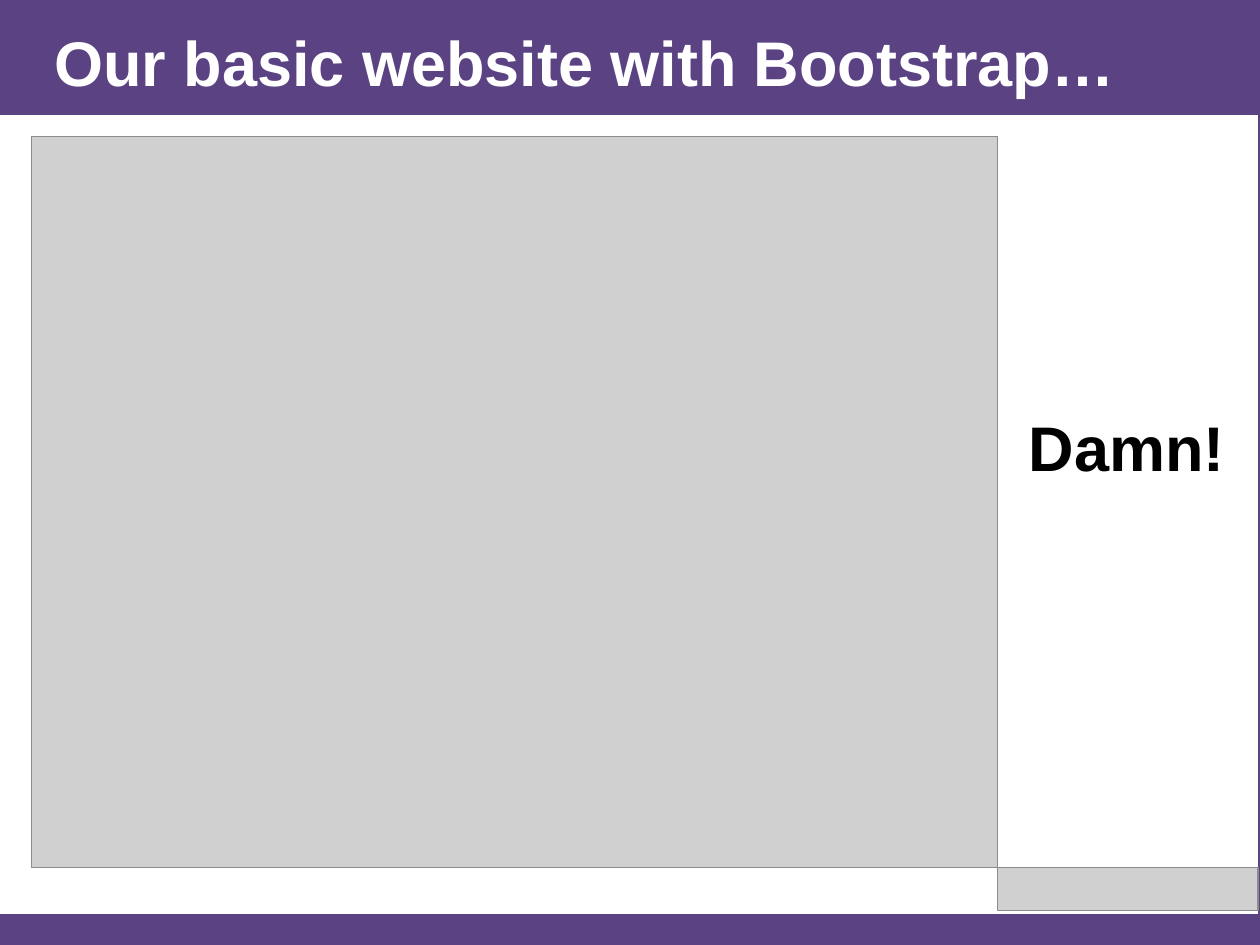
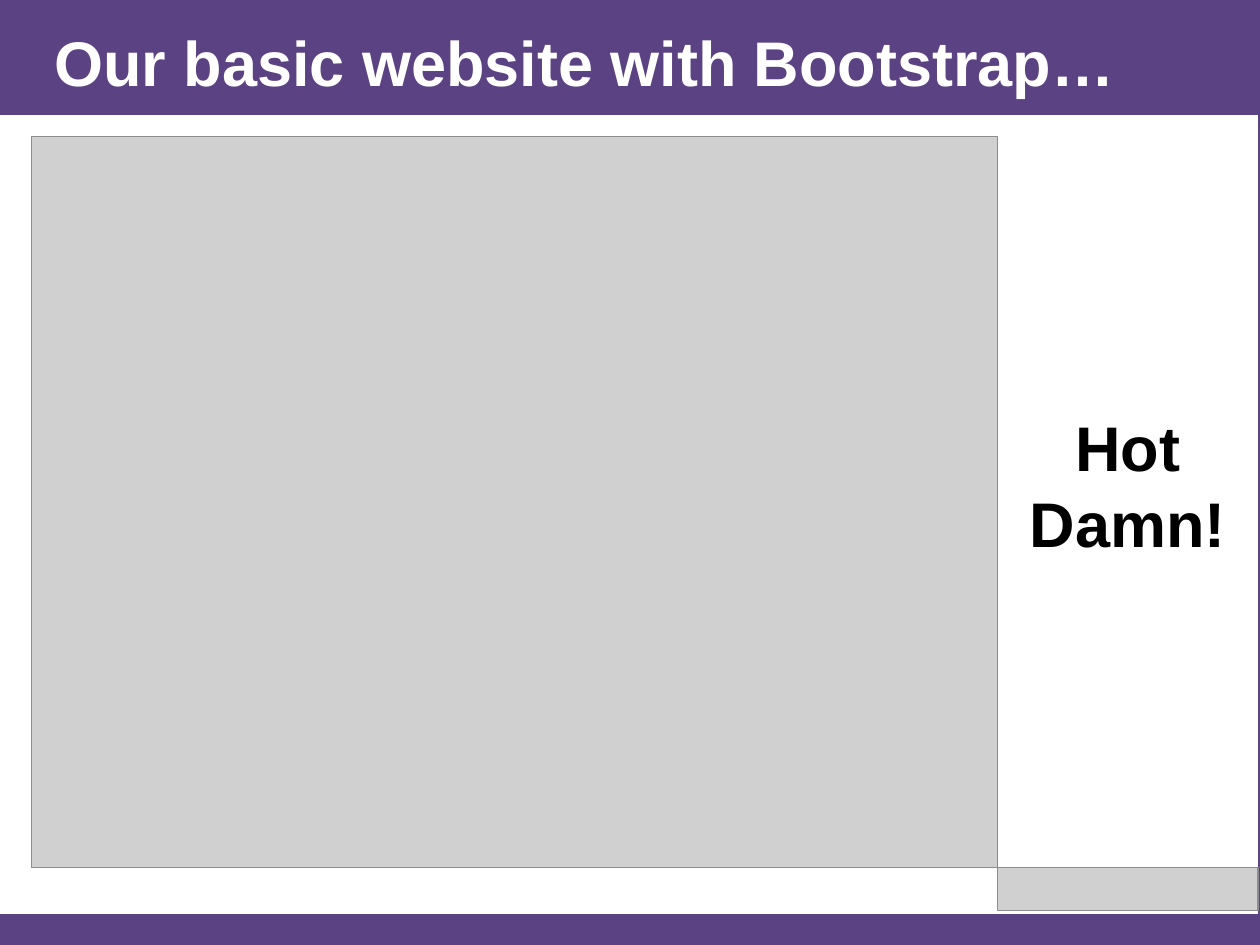
Before and after one commit to afhaque/Rice-DevChats-Bootstrap, a slide deck: slide 27 of slides/AHaque_Bootstrap-Presentation_1-24-15.pptx. Drawn at 1260x945 pixels with LibreOffice and Linux fonts; fonts in the diff are those of the drawing; grey boxes stand for pictures. Boxes give left, top, right and bottom in pixels: in the first picture for what was removed or moved away, otherwise in the second. Text is boxed around its words. In the diff, an @@ line names an element or a change of style, - is before the commit and + after.

```diff
--- a/slides/AHaque_Bootstrap-Presentation_1-24-15.pptx
+++ b/slides/AHaque_Bootstrap-Presentation_1-24-15.pptx
@@ text at (1075, 427, 1180, 472): paragraph added @@
+Hot
@@ text at (1030, 503, 1226, 548): alignment left to centre @@
```
Also in this commit, not shown: 5 other slides changed, 9 slides added, 6 slides removed, 2 other files.
